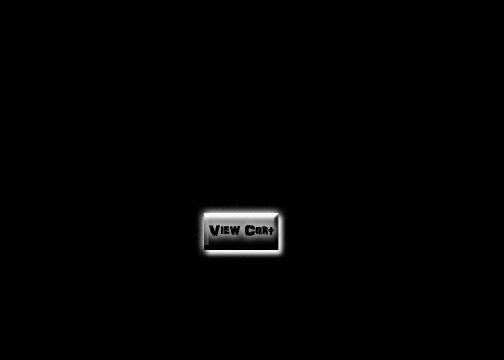
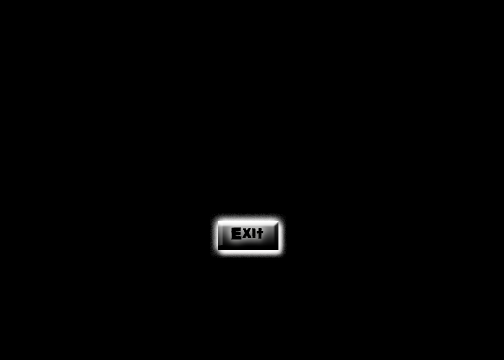
Before/after of a 504x360 layered artwork. What changed in the layer stack:
added layer "Exit" above "View Cart" over (210, 213, 287, 258)
hid "View Cart" over (196, 205, 287, 258)
showed "Shape 1 copy 2" over (218, 221, 279, 247)
